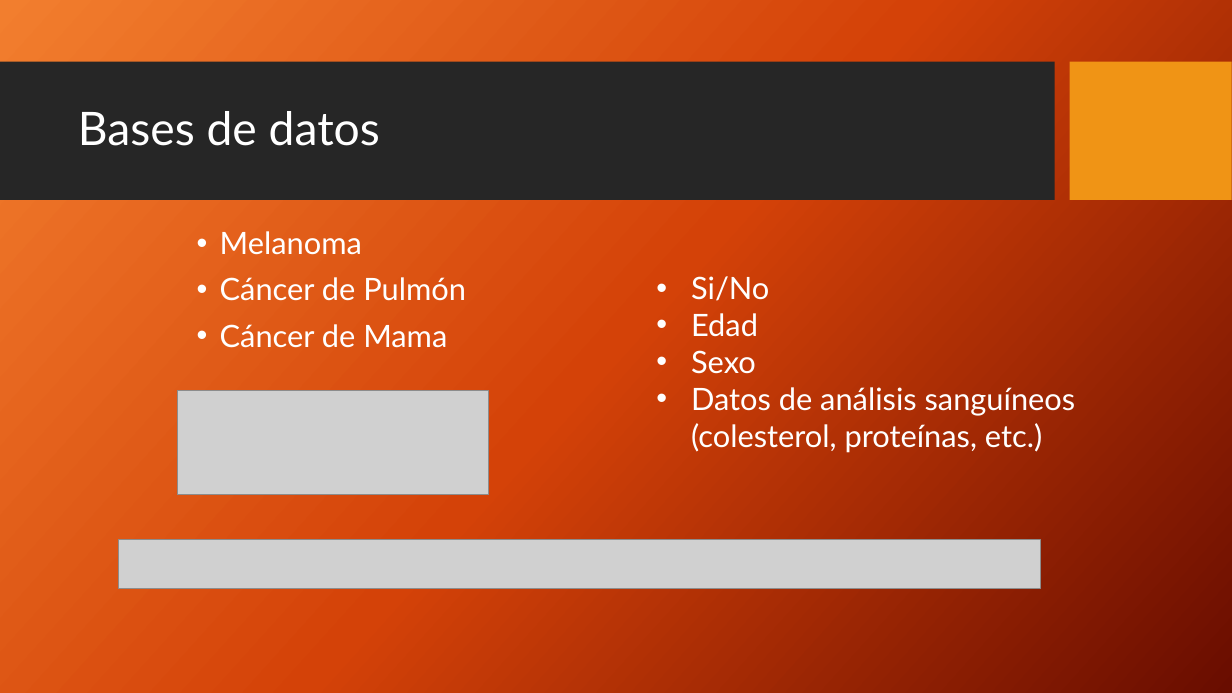
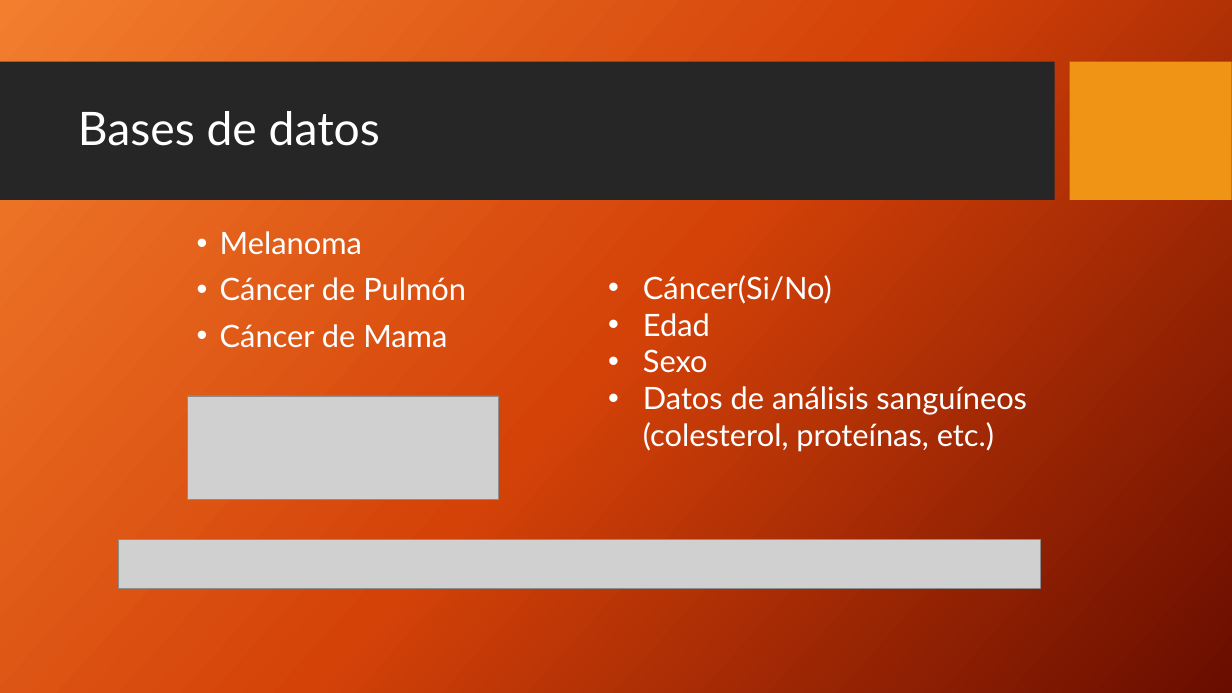
Before and after one commit to etsiiull/medicalpybrain, a slide deck: slide 5 of Informes/[Presentación]Detección de cáncer mediante redes neuronales artificiales.pptx. Drawn at 1232x693 pixels with LibreOffice and Linux fonts; fonts in the diff are those of the drawing; grey boxes stand for pictures; background and template pictures are left out. Boxes give left, top, right and bottom in pixels: in the first picture for what was removed or moved away, otherwise in the second. Text is boxed around its words. In the diff, an @@ line names an element or a change of style, - is before the commit and + after.

```diff
--- a/Informes/[Presentación]Detección de cáncer mediante redes neuronales artificiales.pptx
+++ b/Informes/[Presentación]Detección de cáncer mediante redes neuronales artificiales.pptx
@@ text "Cáncer(Si/No)": place and size @@
-text "Cáncer(Si/No)" at <box>691,276,1076,453</box>
+text "Cáncer(Si/No)" at <box>643,275,1027,452</box>
@@ text at <box>643,275,832,304</box>: text changed @@
-• Si/No
+• Cáncer(Si/No)
@@ picture: place and size @@
-picture at <box>177,391,489,494</box>
+picture at <box>188,396,499,500</box>
```
Also in this commit, not shown: 3 other slides changed.
